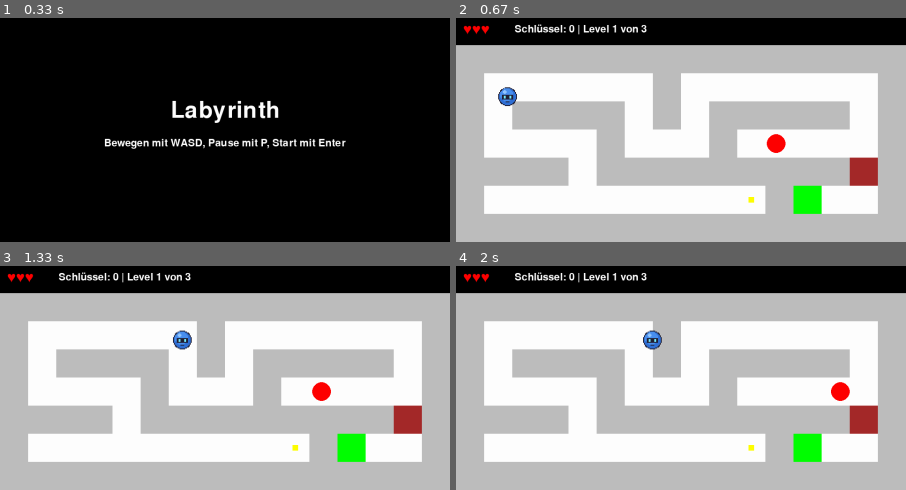
Above: before the commit, frames 1-4 (two rows, left to right).
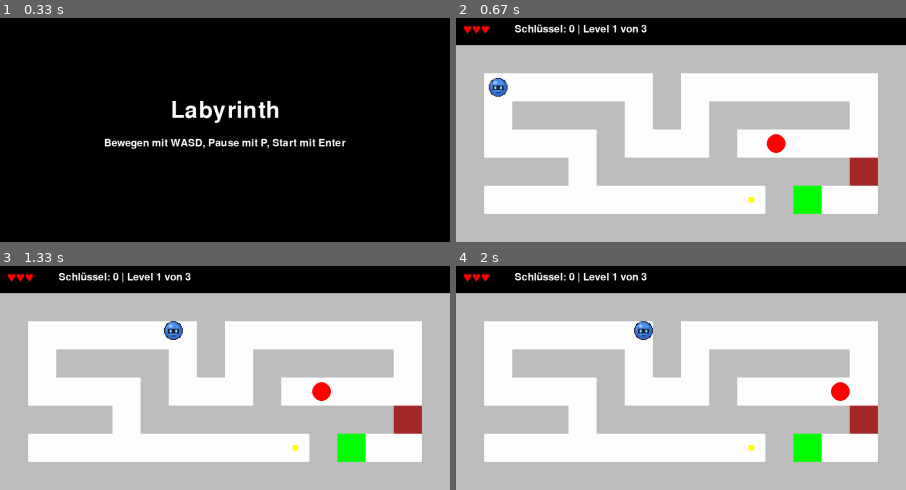
Above: after the commit, the same moments.

Repository: binaerverkehr/pygamece-tutorial
Game: pygame game, started from game.py
Same seed, same stepped clock (60 frames per second), same inputs: the game is played once before the commit and once after it.
Inputs:
- Up to frame 1 (0.33 s): no input
- Up to frame 2 (0.67 s): tap Enter at 0.33 s
- Up to frame 3 (1.33 s): hold D 0.67-1.13 s; hold W from 1.17 s (still down)
- Up to frame 4 (2 s): release W at 1.47 s; hold D 1.5-1.97 s

Frame 1 is identical in both runs. In frame 2, 0.5% of the frame differs, in the area x 7-14%, y 26-40%; in frame 3, 0.5%; in frame 4, 0.5%.

Commit message:
2. Bild auf die Position zentrieren

Diff:
--- a/player.py
+++ b/player.py
@@ -30,4 +30,4 @@
         return self.pos.distance_squared_to(nearest) < self.radius**2
 
     def render(self, surface):
-        surface.blit(self.image, self.pos)
+        surface.blit(self.image, self.image.get_rect(center=self.pos))
